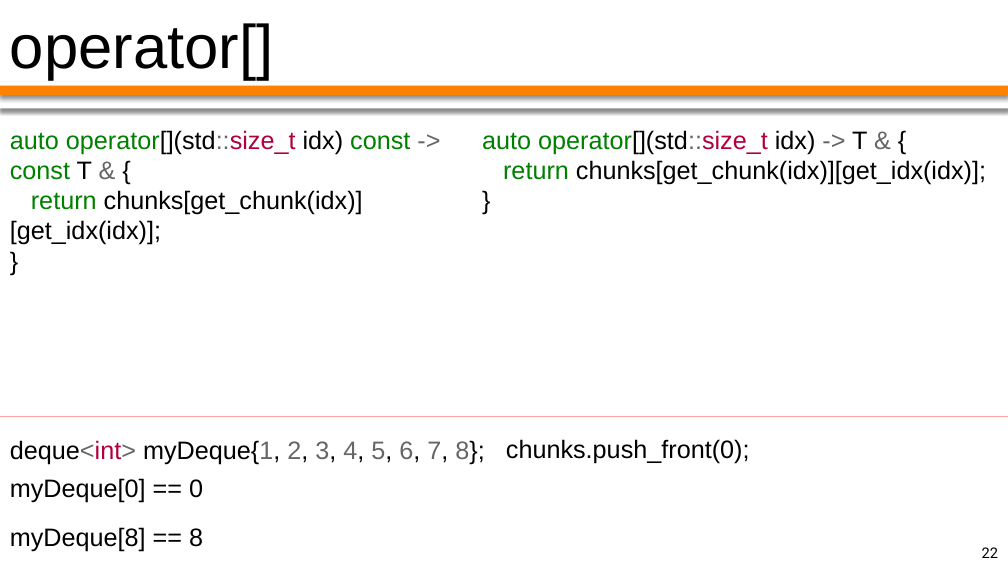
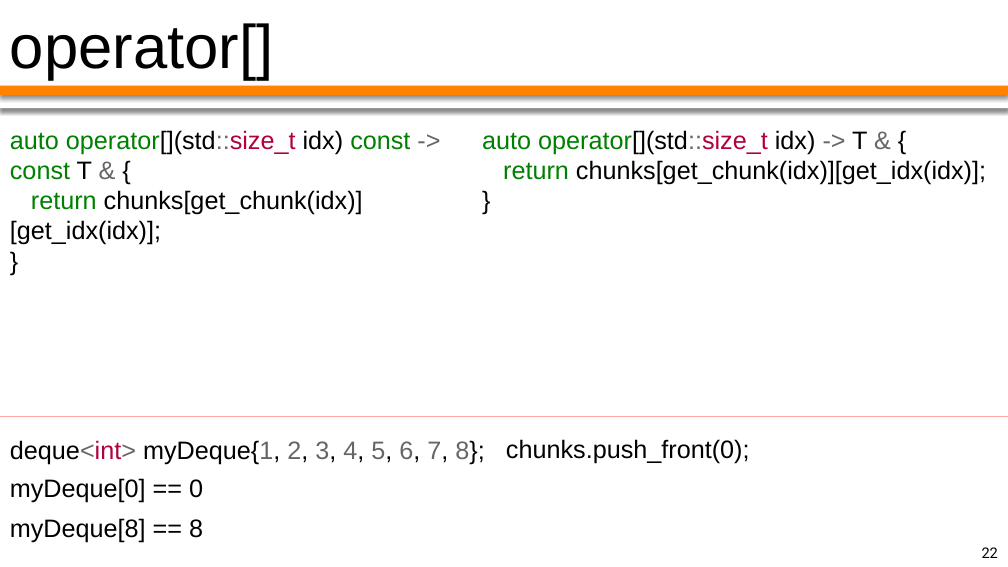
Before and after one commit to PatriotRossii/ducktalks_0, a slide deck: slide 22 of deque/appendix/deque. Устройство и реализация.pptx. Drawn at 1008x567 pixels with LibreOffice and Linux fonts; fonts in the diff are those of the drawing. Boxes give left, top, right and bottom in pixels: in the first picture for what was removed or moved away, otherwise in the second. Text is boxed around its words. In the diff, an @@ line names an element or a change of style, - is before the commit and + after.

```diff
--- a/deque/appendix/deque. Устройство и реализация.pptx
+++ b/deque/appendix/deque. Устройство и реализация.pptx
@@ text "myDeque[8] == 8": place and size @@
-text "myDeque[8] == 8" at (10,527,203,551)
+text "myDeque[8] == 8" at (10,518,203,543)
```
Also in this commit, not shown: 2 other slides changed, 3 slides added, 1 slide removed.
